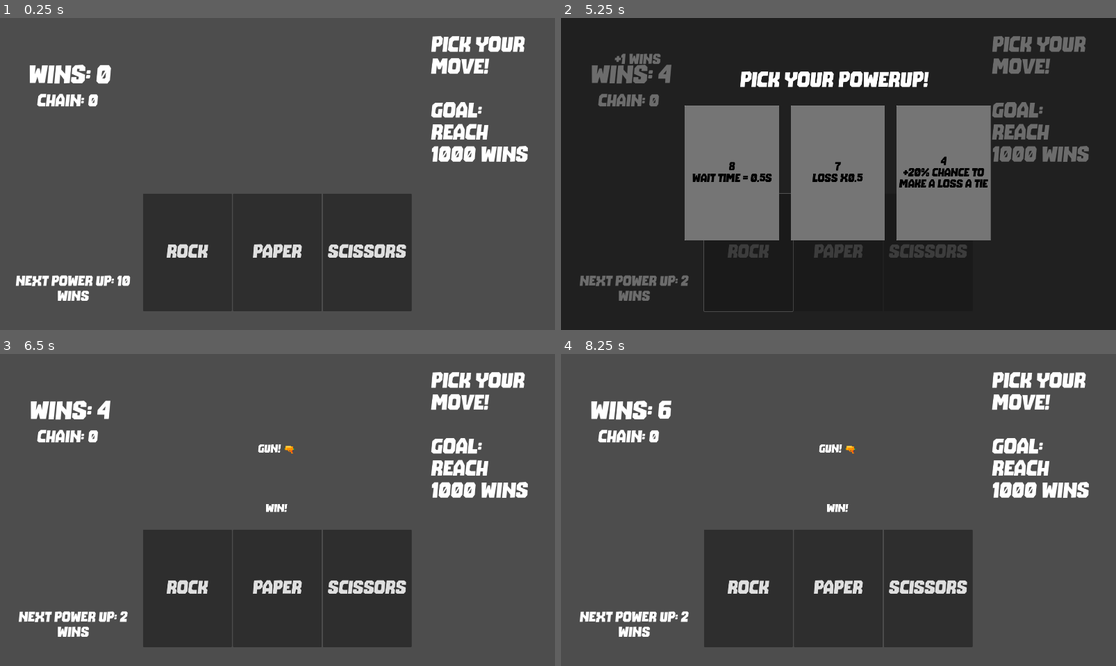
Above: before the commit, frames 1-4 (two rows, left to right).
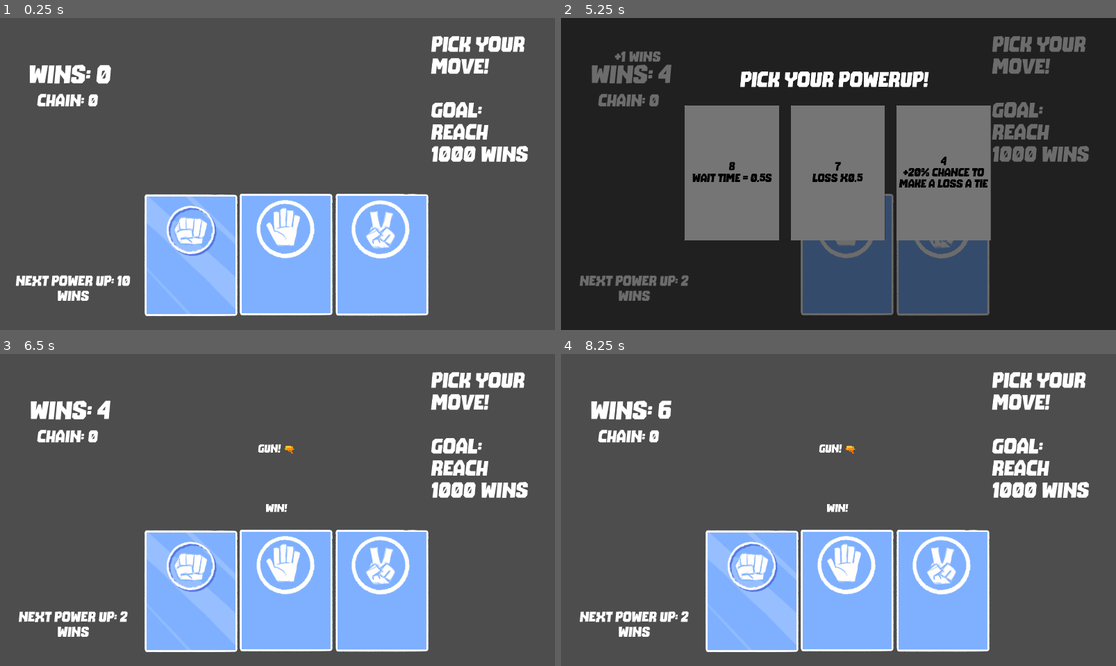
Above: after the commit, the same moments.

Repository: cinpear/rock-paper-scissors-shoot
Game: Godot game, scene res://control.tscn
Same seed, same stepped clock (60 frames per second), same inputs: the game is played once before the commit and once after it.
Inputs (mouse positions are in pixels of both pictures, inside the frame that each line leads up to; where the layout moved, square brackets give the same spot in the first picture):
- Up to frame 1 (0.25 s): no input
- Up to frame 2 (5.25 s): click (749, 255) [749, 252] at 0.5 s; tap Enter at 1.25 s; click (849, 255) [838, 252] at 2 s; click "5 +10% chance to make a tie a…" at 2.75 s; click (943, 255) [927, 252] at 3.5 s; click (749, 255) [749, 252] at 5 s
- Up to frame 3 (6.5 s): click "8 Wait time = 0.5s" at 5.75 s
- Up to frame 4 (8.25 s): click (849, 591) [838, 588] at 6.5 s; click (943, 591) [927, 588] at 7.25 s; click "6 Win x2 (excluding chain)" at 8 s

The runs differ from the first frame. In frame 1, 20% of the frame differs, in the area x 25-78%, y 56-96%; in frame 2, 8.7%; in frame 3, 20%; in frame 4, 20%.

Commit message:
added card textures

Diff:
--- a/control.gd
+++ b/control.gd
@@ -189,7 +189,7 @@
 	else:
 		if global.lossToTieChance > 0:
 			var chance = rng.randi_range(1, 10)
-			if chance <= global.laossToTieChance:
+			if chance <= global.lossToTieChance:
 				$game/Label4.text = "Scissors"
 				$game/Label5.text = "Loss -> Tie"
 				roundWin = global.tieAmount * global.winMult
--- a/control.tscn
+++ b/control.tscn
@@ -1,8 +1,18 @@
-[gd_scene load_steps=7 format=3 uid="uid://b7pfh5uv4qil7"]
+[gd_scene load_steps=12 format=3 uid="uid://b7pfh5uv4qil7"]
 
 [ext_resource type="Script" path="res://control.gd" id="1_l3qlv"]
 [ext_resource type="PackedScene" uid="uid://c222tr58xaie0" path="res://powerup.tscn" id="2_p1klo"]
 [ext_resource type="FontFile" uid="uid://b2ukv27mx647y" path="res://addons/The Bomb Sound Italic.ttf" id="2_v714o"]
+[ext_resource type="Texture2D" uid="uid://djax4nm55jnr7" path="res://rock.png" id="3_dno51"]
+[ext_resource type="Texture2D" uid="uid://bvaoxwf4vdq2m" path="res://paper.png" id="4_lkisw"]
+[ext_resource type="Texture2D" uid="uid://c4kme61o5n4l6" path="res://scissors.png" id="5_6rrbt"]
+
+[sub_resource type="Gradient" id="Gradient_8e3ci"]
+offsets = PackedFloat32Array(0, 0.00909091, 1)
+colors = PackedColorArray(0, 0, 0, 1, 0.227273, 0.227273, 0.227273, 1, 1, 1, 1, 1)
+
+[sub_resource type="GradientTexture1D" id="GradientTexture1D_hvjki"]
+gradient = SubResource("Gradient_8e3ci")
 
 [sub_resource type="Animation" id="Animation_jabyt"]
 length = 0.001
@@ -132,26 +142,40 @@
 offset_right = 1404.0
 offset_bottom = 995.0
 
-[node name="Button" type="Button" parent="game/HBoxContainer"]
+[node name="Button" type="TextureButton" parent="game/HBoxContainer"]
 layout_mode = 2
 size_flags_horizontal = 3
-theme_override_fonts/font = ExtResource("2_v714o")
-theme_override_font_sizes/font_size = 65
-text = "Rock"
-
-[node name="Button2" type="Button" parent="game/HBoxContainer"]
+action_mode = 0
+texture_normal = ExtResource("3_dno51")
+texture_disabled = SubResource("GradientTexture1D_hvjki")
+
+[node name="Sprite2D" type="Sprite2D" parent="game/HBoxContainer/Button"]
+visible = false
+scale = Vector2(0.923547, 0.923547)
+texture = ExtResource("3_dno51")
+centered = false
+
+[node name="Button2" type="TextureButton" parent="game/HBoxContainer"]
 layout_mode = 2
 size_flags_horizontal = 3
-theme_override_fonts/font = ExtResource("2_v714o")
-theme_override_font_sizes/font_size = 65
-text = "Paper"
-
-[node name="Button3" type="Button" parent="game/HBoxContainer"]
+texture_normal = ExtResource("4_lkisw")
+
+[node name="Sprite2D" type="Sprite2D" parent="game/HBoxContainer/Button2"]
+visible = false
+scale = Vector2(0.926605, 0.926605)
+texture = ExtResource("4_lkisw")
+centered = false
+
+[node name="Button3" type="TextureButton" parent="game/HBoxContainer"]
 layout_mode = 2
 size_flags_horizontal = 3
-theme_override_fonts/font = ExtResource("2_v714o")
-theme_override_font_sizes/font_size = 65
-text = "Scissors"
+texture_normal = ExtResource("5_6rrbt")
+
+[node name="Sprite2D" type="Sprite2D" parent="game/HBoxContainer/Button3"]
+visible = false
+scale = Vector2(0.923547, 0.923547)
+texture = ExtResource("5_6rrbt")
+centered = false
 
 [node name="updateLabel" type="Label" parent="game"]
 layout_mode = 0
Binary file added: cards.png
Not shown, added: cards.png.import
Binary file added: paper.png
Not shown, added: paper.png.import
Binary file added: rock.png
Not shown, added: rock.png.import
Binary file added: scissors.png
Not shown, added: scissors.png.import
